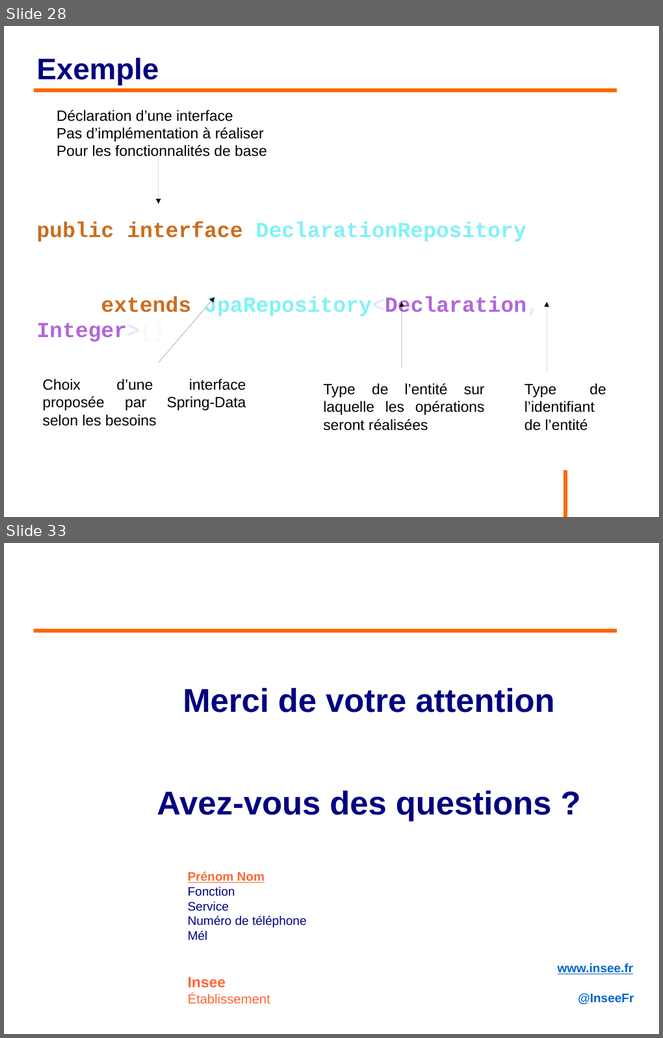
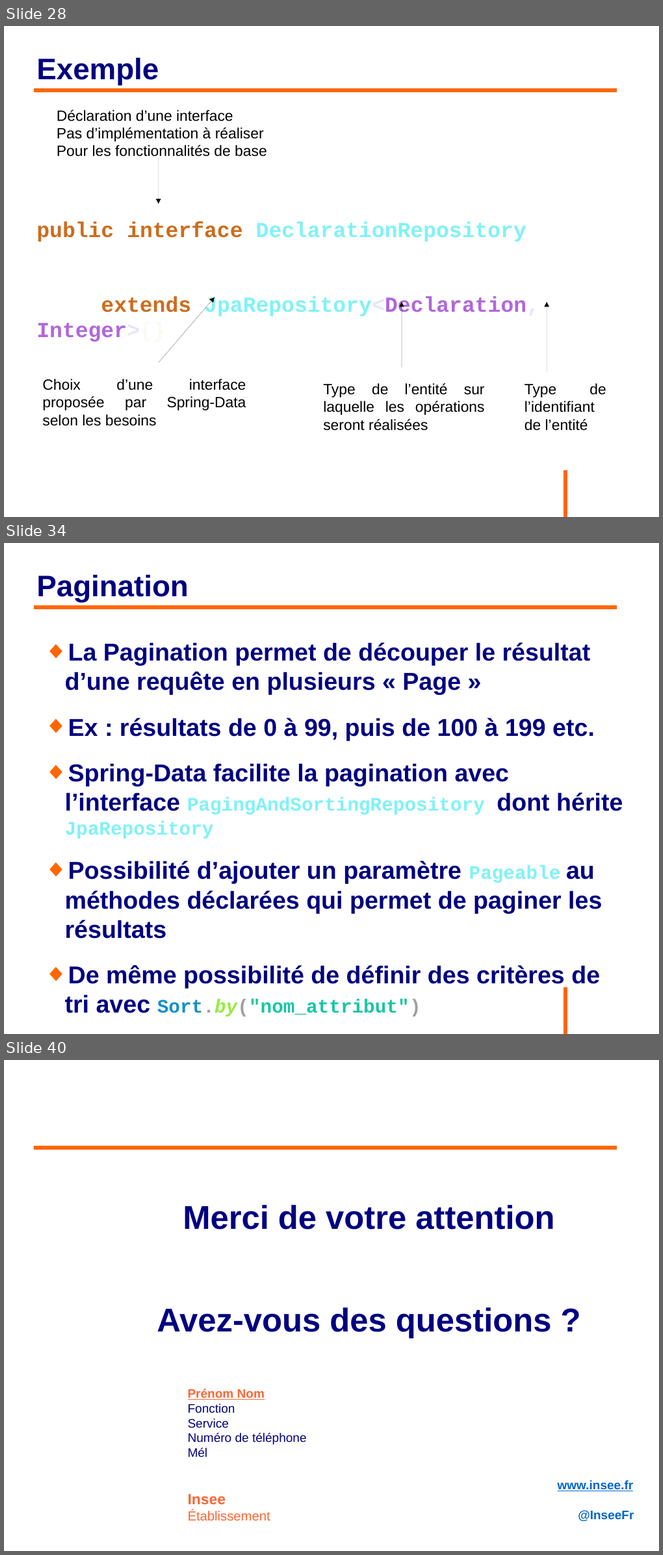
Before and after one commit to philphils/formation-hibernate-avancee, a slide deck: Documentation/diapo_formation_hibernate_avancee.odp. Shown one above the other, each under a label of ours: slides 28 and 33 before the commit, slides 28, 34 and 40 after it; the slides between them are not shown. The pictures are 663x1038 and 663x1555 pixels, drawn with LibreOffice and Linux fonts; fonts in the diff are those of the drawing; background and template pictures are left out. Boxes give left, top, right and bottom in pixels: in the first picture for what was removed or moved away, otherwise in the second. Text is boxed around its words. In the diff, an @@ line names an element or a change of style, - is before the commit and + after.

Commit message:
Fin de la partie diapo Spring-Data, reste le TP

```diff
--- a/Documentation/diapo_formation_hibernate_avancee.odp
+++ b/Documentation/diapo_formation_hibernate_avancee.odp
@@ slide 34 added at (x1=4, y1=543, x2=659, y2=1034), background #FFFFFF; not listed: 1 template element that a slide beside it also shows @@
@@ title added at (x1=36, y1=575, x2=188, y2=603), 36 pt, text #000080, bold @@
+Pagination
@@ line added from (34, 607) to (618, 607), #FF6600 4.54 pt @@
@@ text added at (x1=65, y1=642, x2=623, y2=1017), 29.6 pt, text #000080, bold @@
+◆ La Pagination permet de découper le résultat d’une requête en plusieurs « Page »
+◆ Ex : résultats de 0 à 99, puis de 100 à 199 etc.
+◆ Spring-Data facilite la pagination avec l’interface PagingAndSortingRepository dont hérite JpaRepository
+◆ Possibilité d’ajouter un paramètre Pageable au méthodes déclarées qui permet de paginer les résultats
+◆ De même possibilité de définir des critères de tri avec Sort.by("nom_attribut")
@@ what was slide 33 is now slide 40 @@
```
Also in this commit, not shown: 5 slides changed, 6 other slides added.
